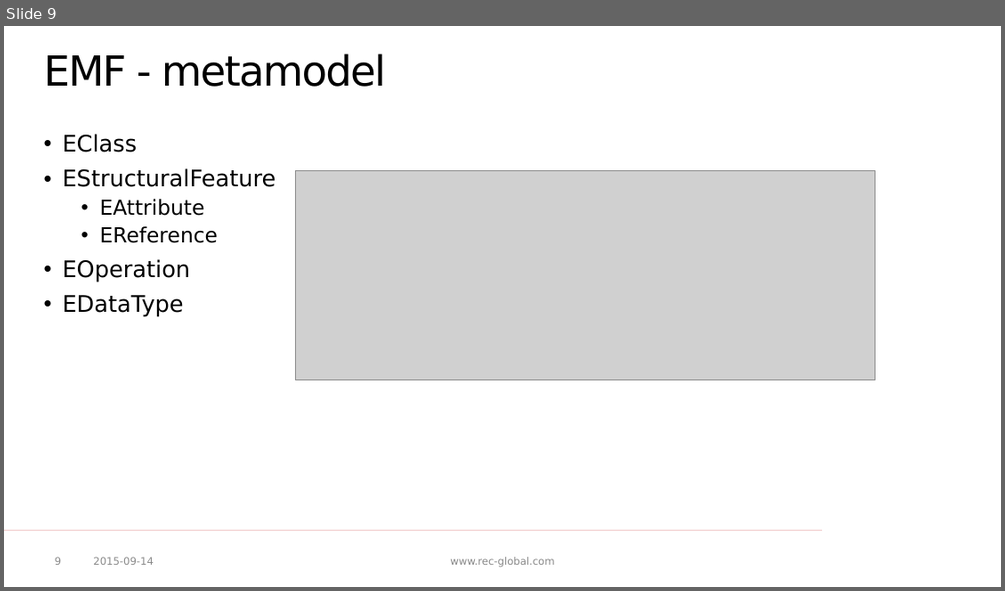
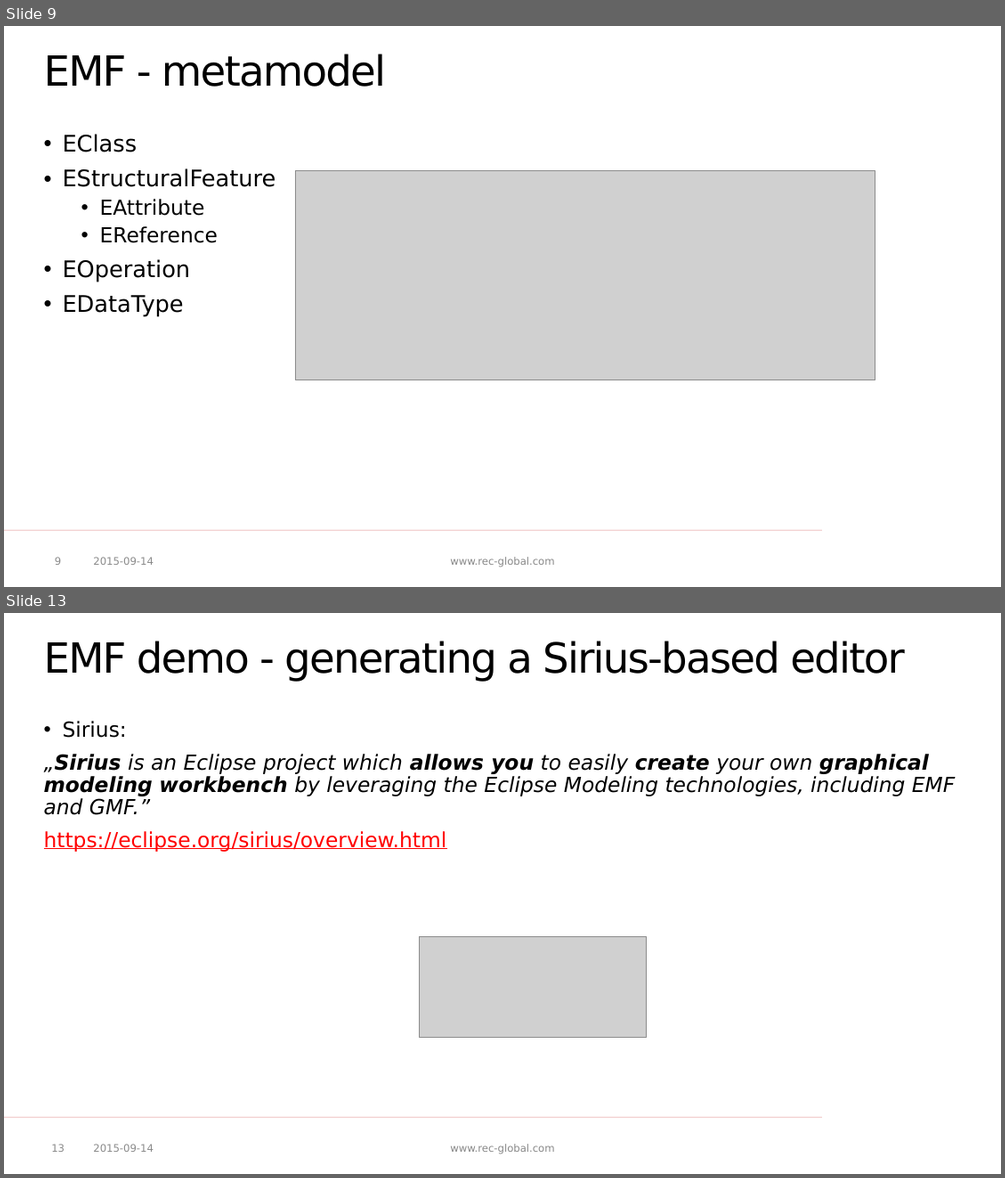
Before and after one commit to p-zalejko/jug_emf, a slide deck: JUG - EMF.pptx. Shown one above the other, each under a label of ours: slide 9 before the commit, slides 9 and 13 after it; the slides between them are not shown. The pictures are 1005x591 and 1005x1178 pixels, drawn with LibreOffice and Linux fonts; fonts in the diff are those of the drawing; grey boxes stand for pictures; background and template pictures are left out. Boxes give left, top, right and bottom in pixels: in the first picture for what was removed or moved away, otherwise in the second. Text is boxed around its words. In the diff, an @@ line names an element or a change of style, - is before the commit and + after.

```diff
--- a/JUG - EMF.pptx
+++ b/JUG - EMF.pptx
@@ slide 13 added at (4,613,1001,1174), background #FFFFFF; not listed: 1 template element that a slide beside it also shows @@
@@ title added at (44,641,904,682), 40 pt, text #000000 @@
+EMF demo - generating a Sirius-based editor
@@ text added at (44,721,955,852), 20 pt, text #000000, italic @@
+• Sirius:
+„Sirius is an Eclipse project which allows you to easily create your own graphical modeling workbench by leveraging the Eclipse Modeling technologies, including EMF and GMF.”
+https://eclipse.org/sirius/overview.html
@@ picture added at (420,936,647,1037) @@
@@ page number added at (51,1143,65,1151), 10 pt, text #8C8C8C @@
+13
@@ text added at (93,1143,154,1151), 10 pt, text #8C8C8C @@
+2015-09-14
@@ text added at (450,1143,554,1154), 10 pt, text #898989 @@
+www.rec-global.com
```
Also in this commit, not shown: 6 slides changed, 16 other files.
